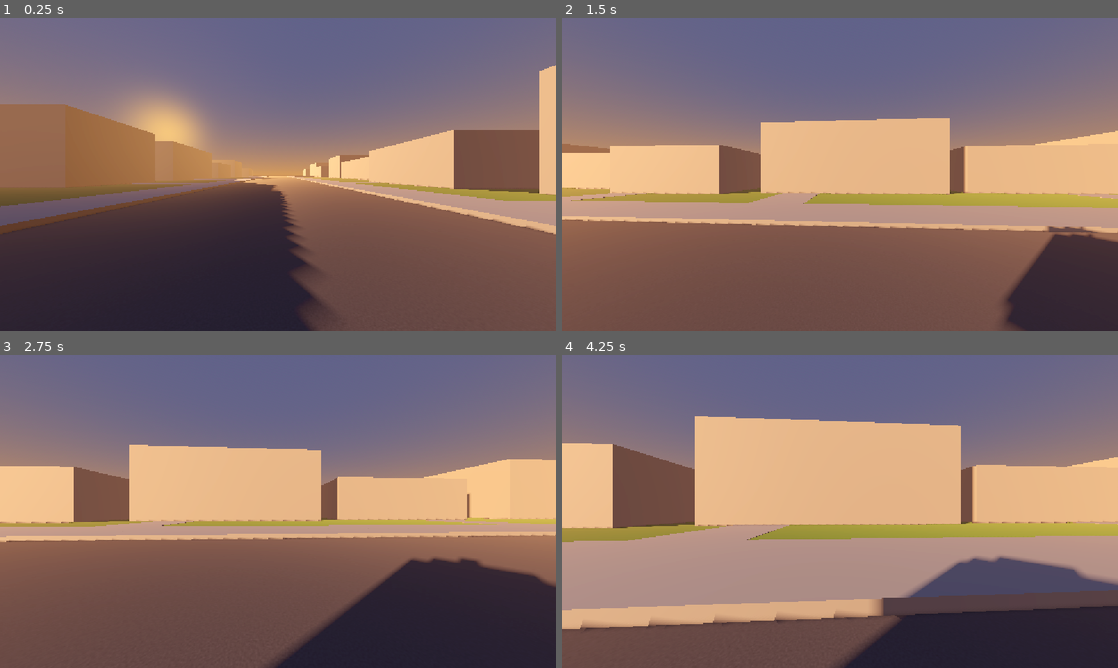
Above: before the commit, frames 1-4 (two rows, left to right).
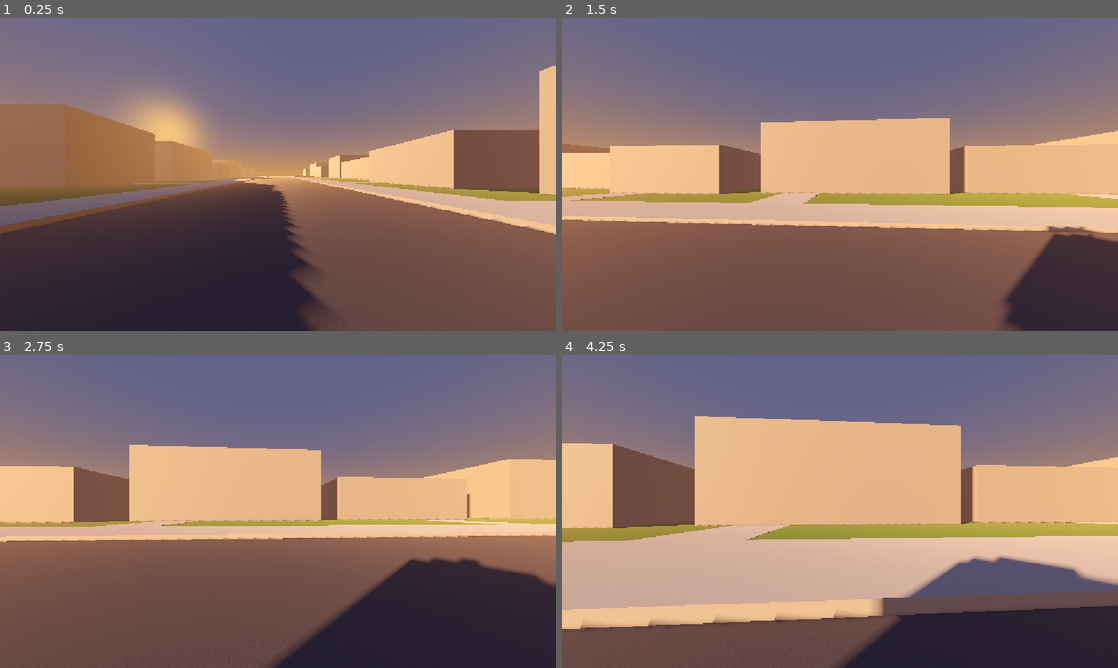
Above: after the commit, the same moments.

Repository: Concoctorydev/streetlight-static
Game: Godot game, scene res://scenes/street.tscn
Two runs of this game, one before a commit and one after it. Both use one fixed random seed, a clock stepped at 60 frames per second and the inputs below.
Inputs:
- Up to frame 1 (0.25 s): no input
- Up to frame 2 (1.5 s): hold Right (move_right) 0.53-1.28 s; tap L (look_left) at 0.6 s; tap Space (jump) at 0.77 s; hold Down (brake) from 1.28 s (still down); tap R (look_right) at 1.35 s
- Up to frame 3 (2.75 s): tap Space (jump) at 1.52 s; tap Enter at 2 s; release Down (brake) at 2.03 s; hold Right (move_right) from 2.03 s (still down); tap B (toggle_board) at 2.1 s
- Up to frame 4 (4.25 s): release Right (move_right) at 2.78 s; hold Up (move_forward) 2.78-3.53 s; tap L (look_left) at 2.85 s; tap Space (jump) at 3.02, 3.77 s; hold Left (move_left) from 3.53 s (still down); tap R (look_right) at 3.6 s

The runs differ from the first frame. In frame 1, 1.2% of the frame differs, in the area x 73-100%, y 55-67%; in frame 2, 4.8%; in frame 3, 2.5%; in frame 4, 18%, in the area x 0-100%, y 53-87%.

Commit message:
add concrete to sidewalks and driveways

Diff:
--- /dev/null
+++ b/streetlight-static/assets/materials/concrete.tres
@@ -0,0 +1,16 @@
+[gd_resource type="StandardMaterial3D" format=3 uid="uid://d2pk4wcwe8ceu"]
+
+[sub_resource type="Gradient" id="Gradient_7vr8w"]
+colors = PackedColorArray(0.6100425, 0.59389114, 0.5615911, 1, 0.7426874, 0.7276857, 0.69767904, 1)
+
+[sub_resource type="FastNoiseLite" id="FastNoiseLite_wjoh7"]
+frequency = 0.2
+
+[sub_resource type="NoiseTexture2D" id="NoiseTexture2D_yrasx"]
+noise = SubResource("FastNoiseLite_wjoh7")
+color_ramp = SubResource("Gradient_7vr8w")
+seamless = true
+
+[resource]
+albedo_texture = SubResource("NoiseTexture2D_yrasx")
+uv1_triplanar = true
--- a/streetlight-static/scenes/street.tscn
+++ b/streetlight-static/scenes/street.tscn
@@ -3,6 +3,7 @@
 [ext_resource type="Material" uid="uid://cryab0iwwu10h" path="res://assets/materials/asphalt.tres" id="1_3ffmx"]
 [ext_resource type="Script" uid="uid://c466re6d6jo46" path="res://scripts/player.gd" id="1_tr5t1"]
 [ext_resource type="Material" uid="uid://djrk66jlgnod7" path="res://assets/materials/grass.tres" id="2_l8dq3"]
+[ext_resource type="Material" uid="uid://d2pk4wcwe8ceu" path="res://assets/materials/concrete.tres" id="3_t23v0"]
 
 [sub_resource type="ProceduralSkyMaterial" id="ProceduralSkyMaterial_nfbhi"]
 sky_top_color = Color(0.3372549, 0.38431373, 0.56078434, 1)
@@ -87,11 +88,13 @@
 [node name="sidewalkRight" type="CSGBox3D" parent="graybox" unique_id=908120662]
 transform = Transform3D(1, 0, 0, 0, 1, 0, 0, 0, 1, 6.5, 0.075, 0)
 size = Vector3(3, 0.15, 200)
+material = ExtResource("3_t23v0")
 
 [node name="sidewalkLeft" type="CSGBox3D" parent="graybox" unique_id=401860108]
 transform = Transform3D(1, 0, 0, 0, 1, 0, 0, 0, 1, -6.5, 0.075, 0)
 use_collision = true
 size = Vector3(3, 0.15, 200)
+material = ExtResource("3_t23v0")
 
 [node name="sidewalkRightCollision" type="StaticBody3D" parent="graybox" unique_id=288744101]
 transform = Transform3D(1, 0, 0, 0, 1, 0, 0, 0, 1, 6.5, 0.075, 0)
@@ -112,6 +115,7 @@
 transform = Transform3D(1, 0, 0, 0, 1, 0, 0, 0, 1, 11.5, 0.075, -4)
 use_collision = true
 size = Vector3(7, 0.15, 3)
+material = ExtResource("3_t23v0")
 
 [node name="lot02" type="Node3D" parent="graybox/buildingsRight" unique_id=2001608578]
 transform = Transform3D(1, 0, 0, 0, 1, 0, 0, 0, 1, 0, 0, 15)
@@ -130,6 +134,7 @@
 transform = Transform3D(1, 0, 0, 0, 1, 0, 0, 0, 1, 11.5, 0.075, 3)
 use_collision = true
 size = Vector3(7, 0.15, 3)
+material = ExtResource("3_t23v0")
 
 [node name="lot03" type="Node3D" parent="graybox/buildingsRight" unique_id=18015764]
 transform = Transform3D(1, 0, 0, 0, 1, 0, 0, 0, 1, 0, 0, 30)
@@ -148,6 +153,7 @@
 transform = Transform3D(1, 0, 0, 0, 1, 0, 0, 0, 1, 11.5, 0.075, 2)
 use_collision = true
 size = Vector3(7, 0.15, 3)
+material = ExtResource("3_t23v0")
 
 [node name="lot04" type="Node3D" parent="graybox/buildingsRight" unique_id=1617011940]
 transform = Transform3D(1, 0, 0, 0, 1, 0, 0, 0, 1, 0, 0, 45)
@@ -166,6 +172,7 @@
 transform = Transform3D(1, 0, 0, 0, 1, 0, 0, 0, 1, 11.5, 0.075, -2)
 use_collision = true
 size = Vector3(7, 0.15, 3)
+material = ExtResource("3_t23v0")
 
 [node name="lot05" type="Node3D" parent="graybox/buildingsRight" unique_id=834961427]
 transform = Transform3D(1, 0, 0, 0, 1, 0, 0, 0, 1, 0, 0, 60)
@@ -179,6 +186,7 @@
 transform = Transform3D(1, 0, 0, 0, 1, 0, 0, 0, 1, 11.5, 0.075, 3)
 use_collision = true
 size = Vector3(7, 0.15, 3)
+material = ExtResource("3_t23v0")
 
 [node name="lot06" type="Node3D" parent="graybox/buildingsRight" unique_id=1170163302]
 transform = Transform3D(1, 0, 0, 0, 1, 0, 0, 0, 1, 0, 0, 75)
@@ -197,6 +205,7 @@
 transform = Transform3D(1, 0, 0, 0, 1, 0, 0, 0, 1, 11.5, 0.075, -2)
 use_collision = true
 size = Vector3(7, 0.15, 3)
+material = ExtResource("3_t23v0")
 
 [node name="lot07" type="Node3D" parent="graybox/buildingsRight" unique_id=602708799]
 transform = Transform3D(1, 0, 0, 0, 1, 0, 0, 0, 1, 0, 0, 90)
@@ -215,6 +224,7 @@
 transform = Transform3D(1, 0, 0, 0, 1, 0, 0, 0, 1, 11.5, 0.075, 6)
 use_collision = true
 size = Vector3(7, 0.15, 3)
+material = ExtResource("3_t23v0")
 
 [node name="lot08" type="Node3D" parent="graybox/buildingsRight" unique_id=70183308]
 transform = Transform3D(1, 0, 0, 0, 1, 0, 0, 0, 1, 0, 0, -15)
@@ -228,6 +238,7 @@
 transform = Transform3D(1, 0, 0, 0, 1, 0, 0, 0, 1, 11.24, 0.075, -2.835)
 use_collision = true
 size = Vector3(6.5, 0.15, 3)
+material = ExtResource("3_t23v0")
 
 [node name="lot09" type="Node3D" parent="graybox/buildingsRight" unique_id=842632490]
 transform = Transform3D(1, 0, 0, 0, 1, 0, 0, 0, 1, 0, 0, -30)
@@ -246,6 +257,7 @@
 transform = Transform3D(1, 0, 0, 0, 1, 0, 0, 0, 1, 11.799, 0.075, -4)
 use_collision = true
 size = Vector3(7.599, 0.15, 3)
+material = ExtResource("3_t23v0")
 
 [node name="lot10" type="Node3D" parent="graybox/buildingsRight" unique_id=1468620945]
 transform = Transform3D(1, 0, 0, 0, 1, 0, 0, 0, 1, 0, 0, -45)
@@ -264,6 +276,7 @@
 transform = Transform3D(1, 0, 0, 0, 1, 0, 0, 0, 1, 11.5, 0.075, 2)
 use_collision = true
 size = Vector3(10, 0.15, 3)
+material = ExtResource("3_t23v0")
 
 [node name="lot11" type="Node3D" parent="graybox/buildingsRight" unique_id=281947193]
 transform = Transform3D(1, 0, 0, 0, 1, 0, 0, 0, 1, 0, 0, -60)
@@ -282,6 +295,7 @@
 transform = Transform3D(1, 0, 0, 0, 1, 0, 0, 0, 1, 11.5, 0.075, -4)
 use_collision = true
 size = Vector3(7, 0.15, 3)
+material = ExtResource("3_t23v0")
 
 [node name="lot12" type="Node3D" parent="graybox/buildingsRight" unique_id=744761399]
 transform = Transform3D(1, 0, 0, 0, 1, 0, 0, 0, 1, 0, 0, -75)
@@ -300,6 +314,7 @@
 transform = Transform3D(1, 0, 0, 0, 1, 0, 0, 0, 1, 12.749, 0.075, 1)
 use_collision = true
 size = Vector3(9.497, 0.15, 3)
+material = ExtResource("3_t23v0")
 
 [node name="lot13" type="Node3D" parent="graybox/buildingsRight" unique_id=1299936825]
 transform = Transform3D(1, 0, 0, 0, 1, 0, 0, 0, 1, 0, 0, -90)
@@ -313,6 +328,7 @@
 transform = Transform3D(1, 0, 0, 0, 1, 0, 0, 0, 1, 11.5, 0.075, 2)
 use_collision = true
 size = Vector3(7, 0.15, 3)
+material = ExtResource("3_t23v0")
 
 [node name="buildingsLeft" type="Node3D" parent="graybox" unique_id=621222681]
 transform = Transform3D(-1, 0, -8.742278e-08, 0, 1, 0, 8.742278e-08, 0, -1, 0, 0, 0)
@@ -333,6 +349,7 @@
 transform = Transform3D(1, 0, 0, 0, 1, 0, 0, 0, 1, 11.5, 0.075, -3)
 use_collision = true
 size = Vector3(7, 0.15, 3)
+material = ExtResource("3_t23v0")
 
 [node name="lot02" type="Node3D" parent="graybox/buildingsLeft" unique_id=1580576826]
 transform = Transform3D(1, 0, 0, 0, 1, 0, 0, 0, 1, 0, 0, 15)
@@ -346,6 +363,7 @@
 transform = Transform3D(1, 0, 0, 0, 1, 0, 0, 0, 1, 11.5, 0.075, 1.5)
 use_collision = true
 size = Vector3(7, 0.15, 3)
+material = ExtResource("3_t23v0")
 
 [node name="lot03" type="Node3D" parent="graybox/buildingsLeft" unique_id=1744604310]
 transform = Transform3D(1, 0, 0, 0, 1, 0, 0, 0, 1, 0, 0, 30)
@@ -364,6 +382,7 @@
 transform = Transform3D(1, 0, 0, 0, 1, 0, 0, 0, 1, 11.743, 0.075, -2)
 use_collision = true
 size = Vector3(7.485, 0.15, 3)
+material = ExtResource("3_t23v0")
 
 [node name="lot04" type="Node3D" parent="graybox/buildingsLeft" unique_id=1202873306]
 transform = Transform3D(1, 0, 0, 0, 1, 0, 0, 0, 1, 0, 0, 45)
@@ -382,6 +401,7 @@
 transform = Transform3D(1, 0, 0, 0, 1, 0, 0, 0, 1, 11.5, 0.075, -4)
 use_collision = true
 size = Vector3(7, 0.15, 3)
+material = ExtResource("3_t23v0")
 
 [node name="lot05" type="Node3D" parent="graybox/buildingsLeft" unique_id=591657002]
 transform = Transform3D(1, 0, 0, 0, 1, 0, 0, 0, 1, 0, 0, 60)
@@ -395,6 +415,7 @@
 transform = Transform3D(1, 0, 0, 0, 1, 0, 0, 0, 1, 11.5, 0.075, 3)
 use_collision = true
 size = Vector3(7, 0.15, 3)
+material = ExtResource("3_t23v0")
 
 [node name="lot06" type="Node3D" parent="graybox/buildingsLeft" unique_id=691214487]
 transform = Transform3D(1, 0, 0, 0, 1, 0, 0, 0, 1, 0, 0, 75)
@@ -413,6 +434,7 @@
 transform = Transform3D(1, 0, 0, 0, 1, 0, 0, 0, 1, 10.61, 0.075, -3)
 use_collision = true
 size = Vector3(5.219, 0.15, 3)
+material = ExtResource("3_t23v0")
 
 [node name="lot07" type="Node3D" parent="graybox/buildingsLeft" unique_id=605366276]
 transform = Transform3D(1, 0, 0, 0, 1, 0, 0, 0, 1, 0, 0, 90)
@@ -431,6 +453,7 @@
 transform = Transform3D(1, 0, 0, 0, 1, 0, 0, 0, 1, 11.5, 0.075, -3.566)
 use_collision = true
 size = Vector3(7, 0.15, 3)
+material = ExtResource("3_t23v0")
 
 [node name="lot08" type="Node3D" parent="graybox/buildingsLeft" unique_id=229858296]
 transform = Transform3D(1, 0, 0, 0, 1, 0, 0, 0, 1, 0, 0, -15)
@@ -444,6 +467,7 @@
 transform = Transform3D(1, 0, 0, 0, 1, 0, 0, 0, 1, 11.464, 0.075, -2)
 use_collision = true
 size = Vector3(6.928, 0.15, 3)
+material = ExtResource("3_t23v0")
 
 [node name="lot09" type="Node3D" parent="graybox/buildingsLeft" unique_id=545584398]
 transform = Transform3D(1, 0, 0, 0, 1, 0, 0, 0, 1, 0, 0, -30)
@@ -462,6 +486,7 @@
 transform = Transform3D(1, 0, 0, 0, 1, 0, 0, 0, 1, 11.771, 0.075, 2)
 use_collision = true
 size = Vector3(7.542, 0.15, 3)
+material = ExtResource("3_t23v0")
 
 [node name="lot10" type="Node3D" parent="graybox/buildingsLeft" unique_id=727640437]
 transform = Transform3D(1, 0, 0, 0, 1, 0, 0, 0, 1, 0, 0, -45)
@@ -480,6 +505,7 @@
 transform = Transform3D(1, 0, 0, 0, 1, 0, 0, 0, 1, 11.5, 0.075, -3.5)
 use_collision = true
 size = Vector3(7, 0.15, 3)
+material = ExtResource("3_t23v0")
 
 [node name="lot11" type="Node3D" parent="graybox/buildingsLeft" unique_id=1542747803]
 transform = Transform3D(1, 0, 0, 0, 1, 0, 0, 0, 1, 0, 0, -60)
@@ -498,6 +524,7 @@
 transform = Transform3D(1, 0, 0, 0, 1, 0, 0, 0, 1, 11.5, 0.075, -4)
 use_collision = true
 size = Vector3(7, 0.15, 3)
+material = ExtResource("3_t23v0")
 
 [node name="lot12" type="Node3D" parent="graybox/buildingsLeft" unique_id=123527594]
 transform = Transform3D(1, 0, 0, 0, 1, 0, 0, 0, 1, 0, 0, -75)
@@ -516,6 +543,7 @@
 transform = Transform3D(1, 0, 0, 0, 1, 0, 0, 0, 1, 11.5, 0.075, -4)
 use_collision = true
 size = Vector3(7, 0.15, 3)
+material = ExtResource("3_t23v0")
 
 [node name="lot13" type="Node3D" parent="graybox/buildingsLeft" unique_id=105641361]
 transform = Transform3D(1, 0, 0, 0, 1, 0, 0, 0, 1, 0, 0, -90)
@@ -534,6 +562,7 @@
 transform = Transform3D(1, 0, 0, 0, 1, 0, 0, 0, 1, 11.5, 0.075, -4)
 use_collision = true
 size = Vector3(7, 0.15, 3)
+material = ExtResource("3_t23v0")
 
 [node name="yardsRight" type="CSGBox3D" parent="graybox" unique_id=1377940710 groups=["grass"]]
 transform = Transform3D(1, 0, 0, 0, 1, 0, 0, 0, 1, 29, 0.04, 0)
